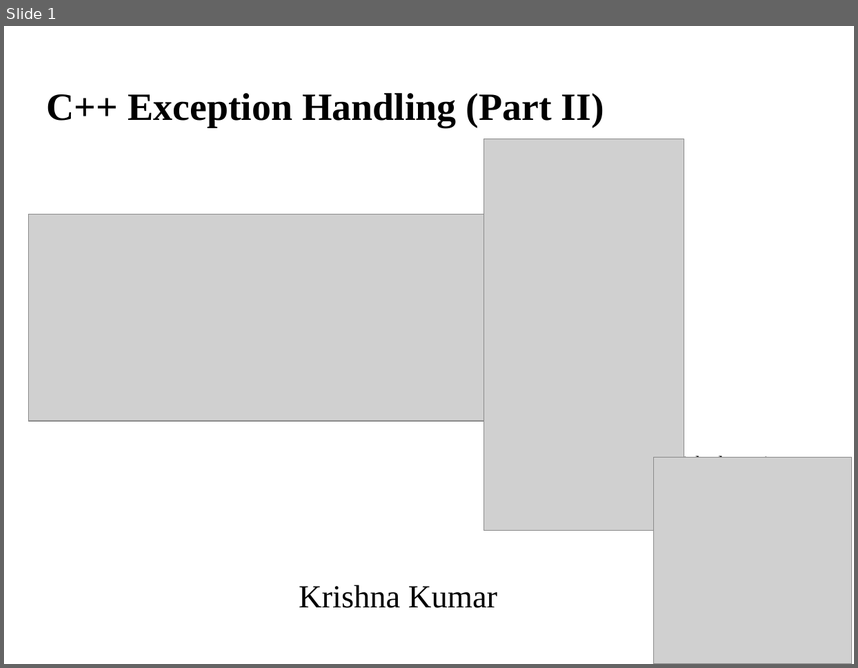
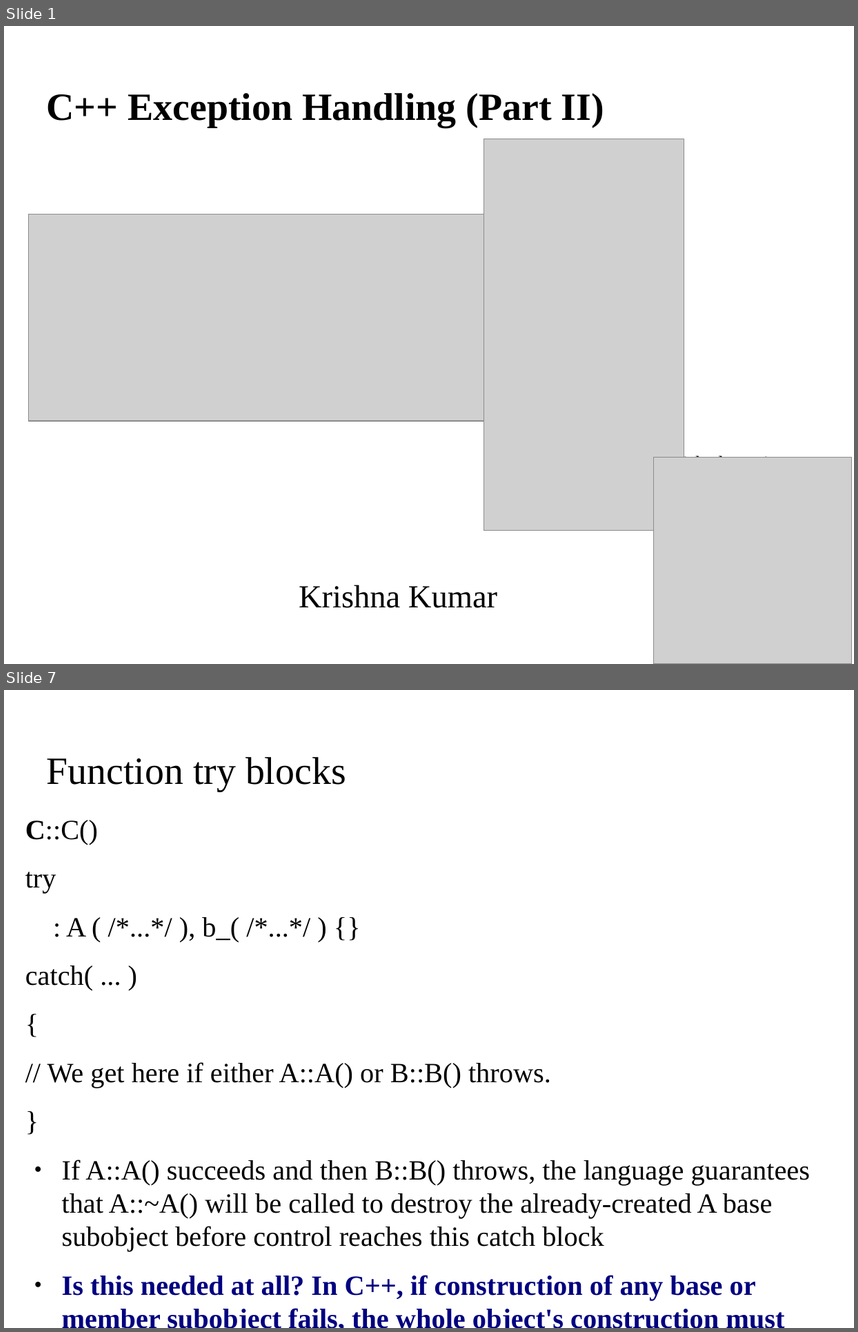
Before and after one commit to kks32/cpp-software-development, a slide deck: Ex10_Exception_Handling_II/Ex10_Exception_Handling_II.odp. Shown one above the other, each under a label of ours: slide 1 before the commit, slides 1 and 7 after it; the slides between them are not shown. The pictures are 858x668 and 858x1332 pixels, drawn with LibreOffice and Linux fonts; fonts in the diff are those of the drawing; grey boxes stand for pictures; background and template pictures are left out. Boxes give left, top, right and bottom in pixels: in the first picture for what was removed or moved away, otherwise in the second. Text is boxed around its words. In the diff, an @@ line names an element or a change of style, - is before the commit and + after.

```diff
--- a/Ex10_Exception_Handling_II/Ex10_Exception_Handling_II.odp
+++ b/Ex10_Exception_Handling_II/Ex10_Exception_Handling_II.odp
@@ slide 7 added at bbox=[4, 690, 854, 1328], background picture (left out) @@
@@ title added at bbox=[47, 757, 346, 791], 36 pt, text #000000 @@
+Function try blocks
@@ text added at bbox=[25, 820, 811, 1300], 26 pt, text #000000 @@
+C::C()
+try
+: A ( /*...*/ ), b_( /*...*/ ) {}
+catch( ... )
+{
+// We get here if either A::A() or B::B() throws.
+}
+● If A::A() succeeds and then B::B() throws, the language guarantees that A::~A() will be called to destroy the already-created A base subobject before control reaches this catch block
+● Is this needed at all? In C++, if construction of any base or member subobject fails, the whole object's construction must fail.
```
Also in this commit, not shown: 1 slide changed, 5 other slides added, 4 other files.
